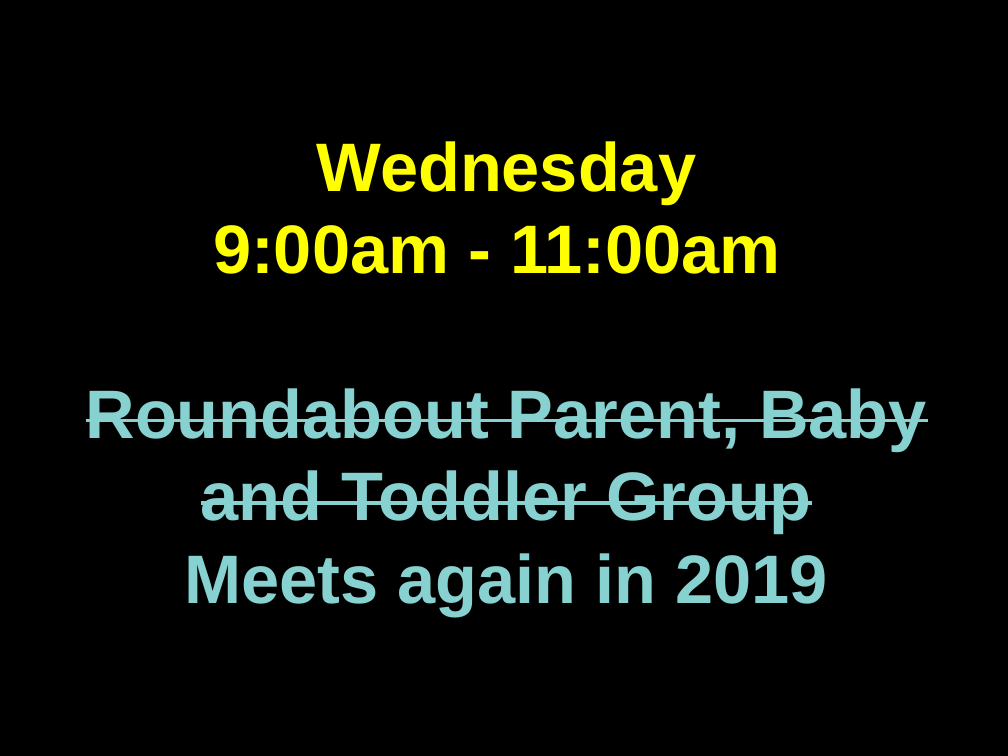
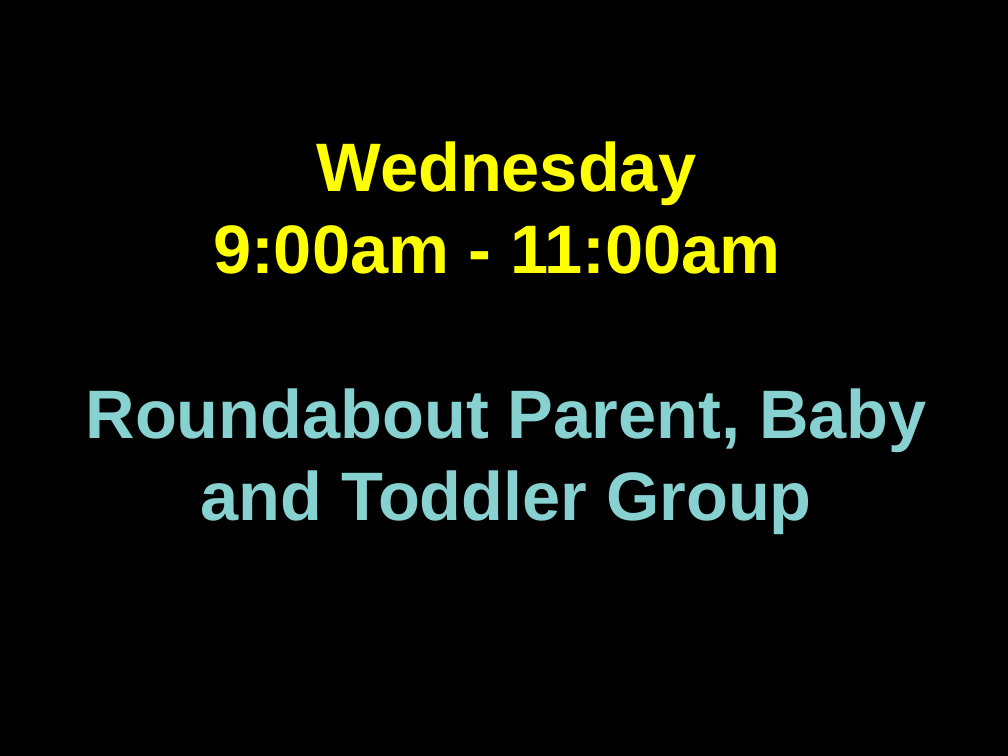
Before and after one commit to martinforsyth/bsuc-audio-visual, a slide deck: slide 10 of resources/presentations/impress/welcome.dark.background.odp (slide 12 before the commit). Drawn at 1008x756 pixels with LibreOffice and Linux fonts; fonts in the diff are those of the drawing. Boxes give left, top, right and bottom in pixels: in the first picture for what was removed or moved away, otherwise in the second. Text is boxed around its words. In the diff, an @@ line names an element or a change of style, - is before the commit and + after.

```diff
--- a/resources/presentations/impress/welcome.dark.background.odp
+++ b/resources/presentations/impress/welcome.dark.background.odp
@@ text at bbox=[86, 388, 927, 534]: strikethrough off in "Roundabout Parent, Baby and Toddler Group" @@
@@ text at bbox=[184, 553, 829, 616]: paragraph removed @@
-Meets again in 2019
```
Also in this commit, not shown: 11 other slides changed, 2 slides added, 5 slides removed, 1 other file.
